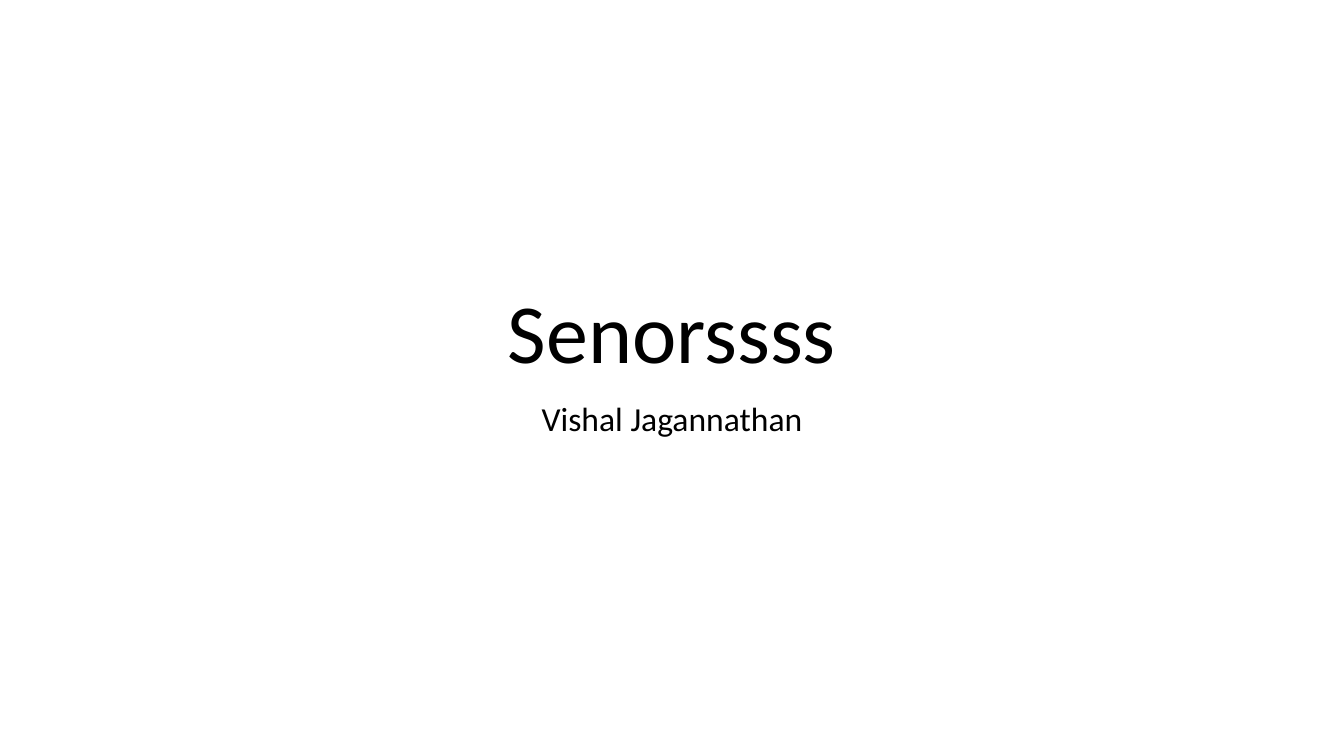
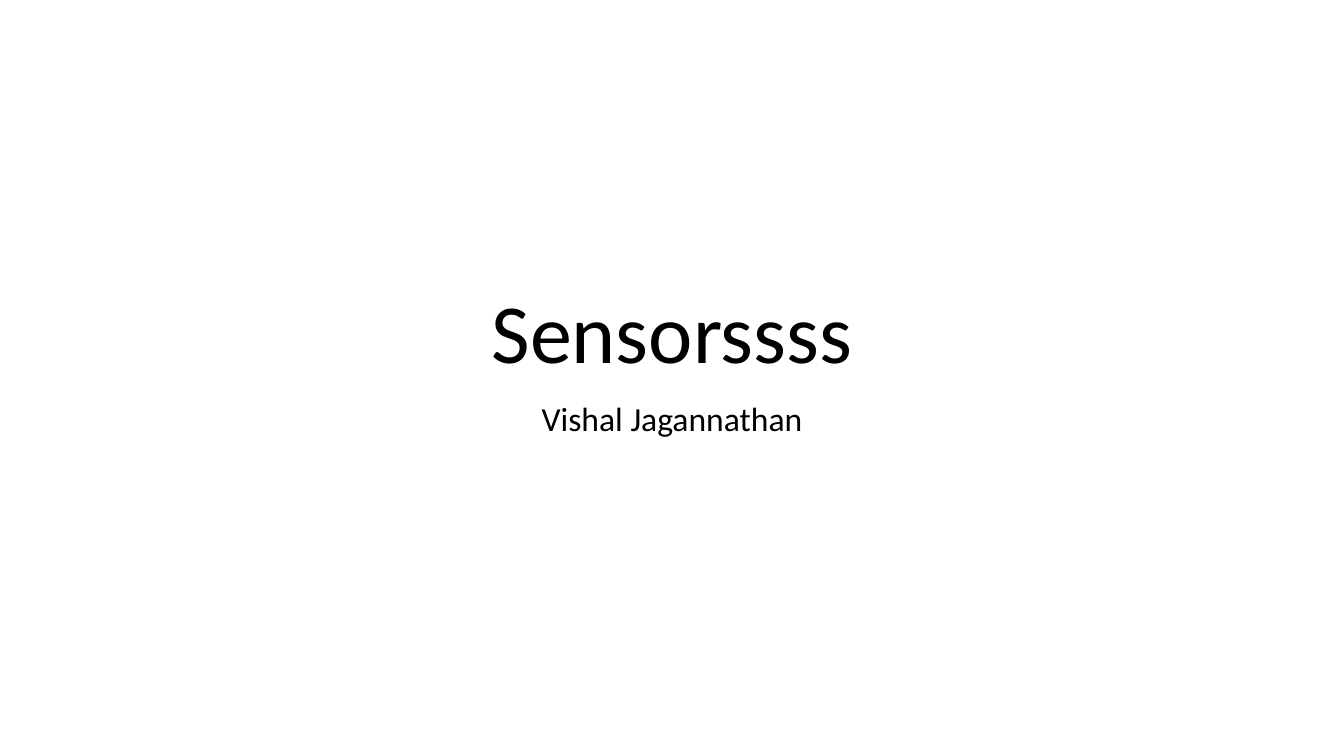
Before and after one commit to rchatrath7/PDH-Workshops, a slide deck: slide 1 of vishal-sensors-lecture/Sensor Lecture.pptx. Drawn at 1344x756 pixels with LibreOffice and Linux fonts; fonts in the diff are those of the drawing. Boxes give left, top, right and bottom in pixels: in the first picture for what was removed or moved away, otherwise in the second. Text is boxed around its words. In the diff, an @@ line names an element or a change of style, - is before the commit and + after.

```diff
--- a/vishal-sensors-lecture/Sensor Lecture.pptx
+++ b/vishal-sensors-lecture/Sensor Lecture.pptx
@@ title at (491, 308, 852, 364): text changed @@
-Senorssss
+Sensorssss
```
Also in this commit, not shown: 5 other slides changed, 1 slide added, 2 slides removed.
